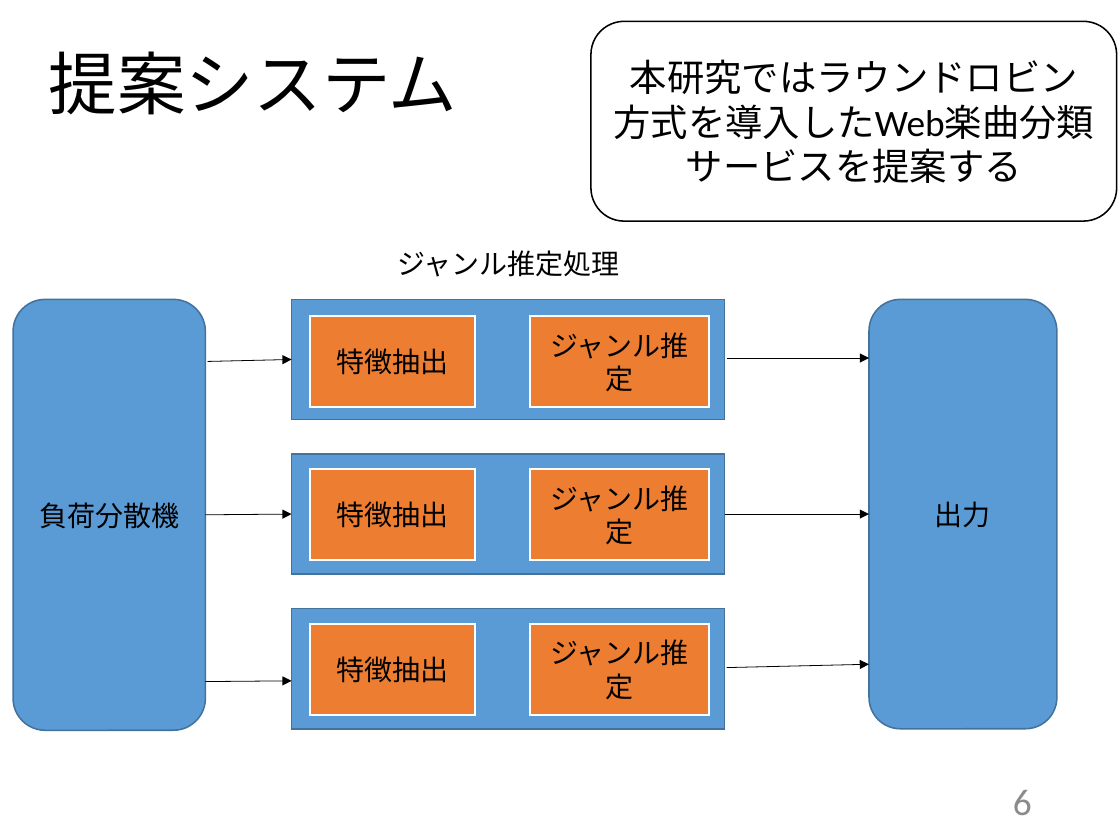
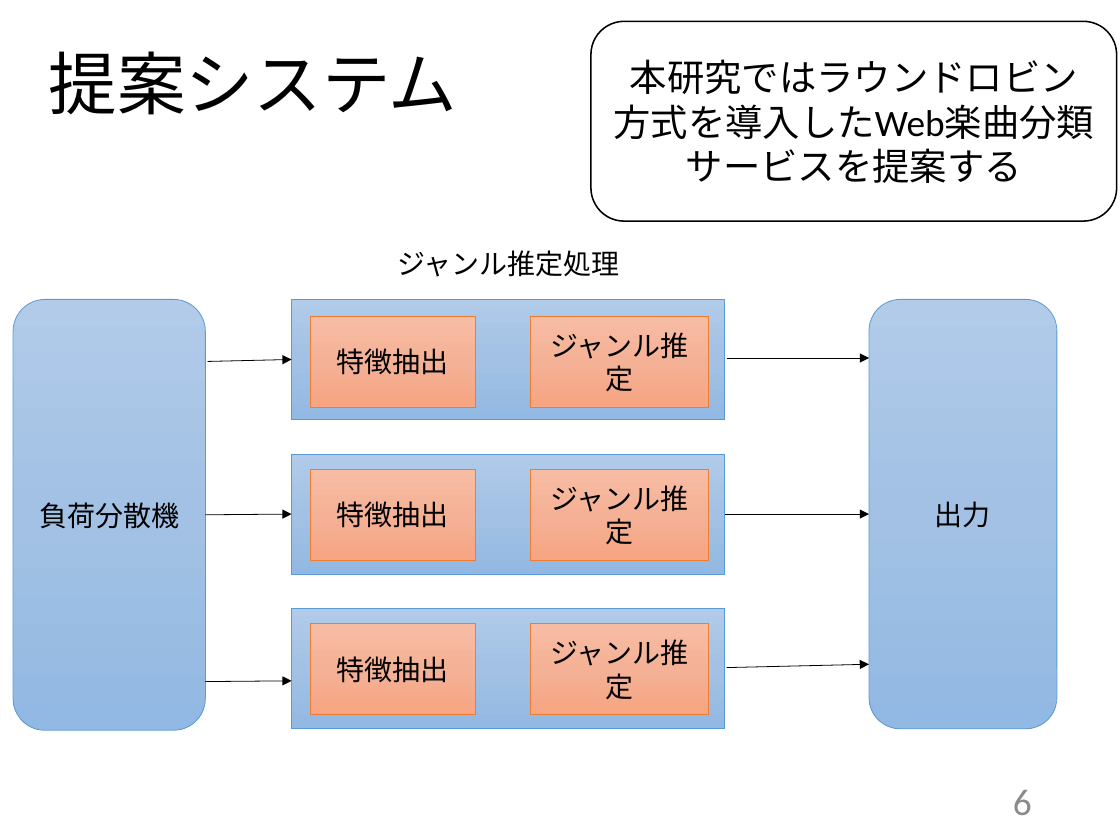
Before and after one commit to kait-takanolab/1821144-yoshii-thesis, a slide deck: slide 6 of 発表用スライド/1821144_卒研発表.pptx. Drawn at 1120x840 pixels with LibreOffice and Linux fonts; fonts in the diff are those of the drawing. Boxes give left, top, right and bottom in pixels: in the first picture for what was removed or moved away, otherwise in the second. Text is boxed around its words. In the diff, an @@ line names an element or a change of style, - is before the commit and + after.

```diff
--- a/発表用スライド/1821144_卒研発表.pptx
+++ b/発表用スライド/1821144_卒研発表.pptx
@@ fill #5B9BD5 to gradient #B1CBE9 to #A3C1E5 to #93B9E4; outline #43739E 1 pt to #5B9BD5 0.5 pt in 5 elements at (13, 299, 206, 730), (869, 299, 1057, 728), (291, 299, 725, 419), (291, 454, 725, 573), (291, 608, 725, 728) @@
@@ fill #ED7D31 to gradient #F7BDA5 to #F5B196 to #F8A582; outline #FFFFFF 1.5 pt to #ED7D31 0.5 pt in 6 elements at (310, 316, 475, 407), (310, 469, 475, 560), (310, 624, 475, 715), (530, 316, 709, 407), (530, 469, 709, 560), (530, 624, 709, 715) @@
```
Also in this commit, not shown: 1 other slide changed, 2 other files.
